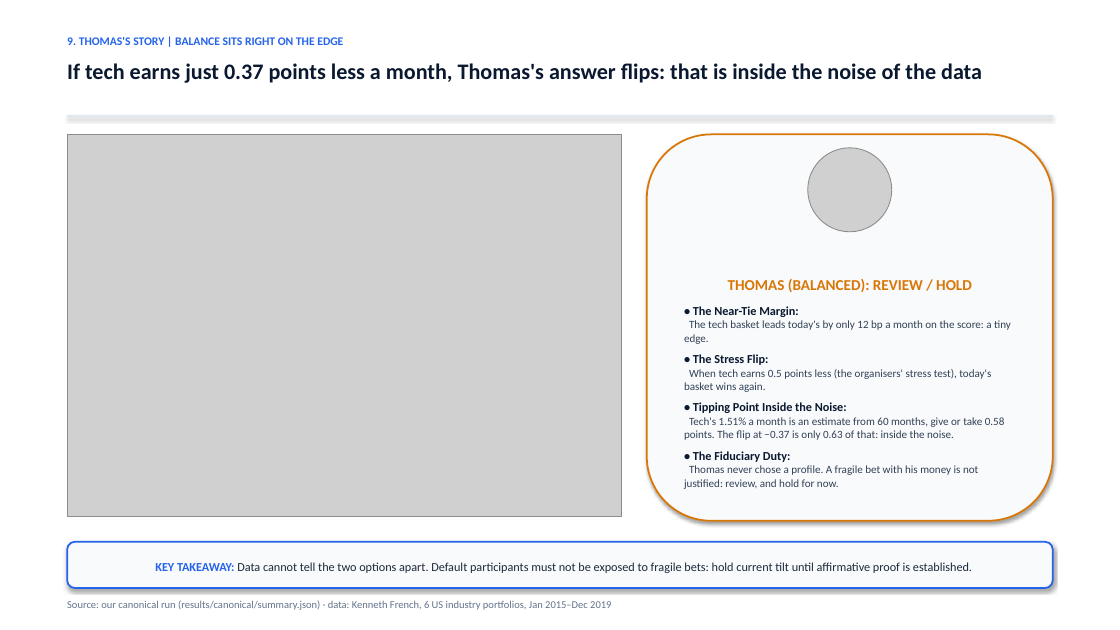
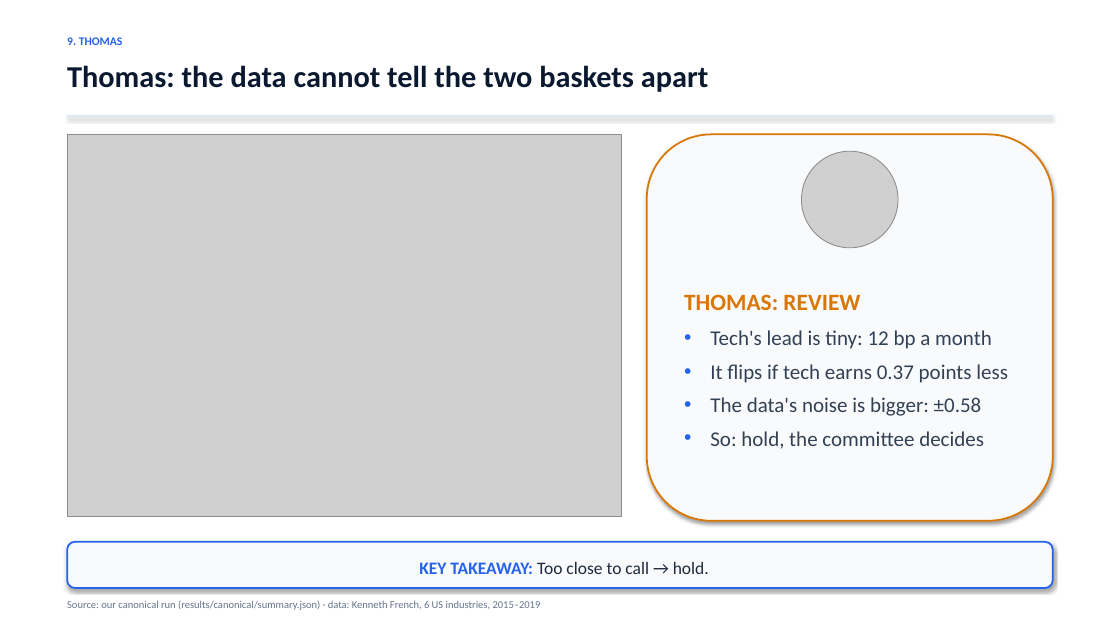
Before and after one commit to jonas221101/quantum-hackathon-finance, a slide deck: slide 19 of docs/deck/MBB_Pitch_Presentation_reviewed.pptx. Drawn at 1120x630 pixels with LibreOffice and Linux fonts; fonts in the diff are those of the drawing; grey boxes stand for pictures. Boxes give left, top, right and bottom in pixels: in the first picture for what was removed or moved away, otherwise in the second. Text is boxed around its words. In the diff, an @@ line names an element or a change of style, - is before the commit and + after.

```diff
--- a/docs/deck/MBB_Pitch_Presentation_reviewed.pptx
+++ b/docs/deck/MBB_Pitch_Presentation_reviewed.pptx
@@ text at [67,37,123,45]: text changed @@
-9. THOMAS'S STORY | BALANCE SITS RIGHT ON THE EDGE
+9. THOMAS
@@ text at [67,65,708,92]: text changed; size 19 to 26 pt @@
-If tech earns just 0.37 points less a month, Thomas's answer flips: that is inside the noise of the data
+Thomas: the data cannot tell the two baskets apart
@@ rounded rectangle "THOMAS: REVIEW" at [647,134,1053,521]: vertical alignment bottom to top @@
@@ picture: place and size @@
-picture at [808,148,892,232]
+picture at [802,151,898,248]
@@ text in rounded rectangle at [684,294,1008,449]: text changed; size 9.5 to 18 pt @@
-THOMAS (BALANCED): REVIEW / HOLD
-• The Near-Tie Margin:
-The tech basket leads today's by only 12 bp a month on the score: a tiny edge.
-• The Stress Flip:
-When tech earns 0.5 points less (the organisers' stress test), today's basket wins again.
-• Tipping Point Inside the Noise:
-Tech's 1.51% a month is an estimate from 60 months, give or take 0.58 points. The flip at −0.37 is only 0.63 of that: inside the noise.
-• The Fiduciary Duty:
-Thomas never chose a profile. A fragile bet with his money is not justified: review, and hold for now.
+THOMAS: REVIEW
+• Tech's lead is tiny: 12 bp a month
+• It flips if tech earns 0.37 points less
+• The data's noise is bigger: ±0.58
+• So: hold, the committee decides
@@ text in rounded rectangle at [419,562,709,574]: text changed; size 10.5 to 15 pt @@
-KEY TAKEAWAY: Data cannot tell the two options apart. Default participants must not be exposed to fragile bets: hold current tilt until affirmative proof is established.
+KEY TAKEAWAY: Too close to call → hold.
@@ text at [67,600,541,610]: text changed @@
-Source: our canonical run (results/canonical/summary.json) · data: Kenneth French, 6 US industry portfolios, Jan 2015–Dec 2019
+Source: our canonical run (results/canonical/summary.json) · data: Kenneth French, 6 US industries, 2015–2019
```
Also in this commit, not shown: 13 other slides changed, 1 other file.
